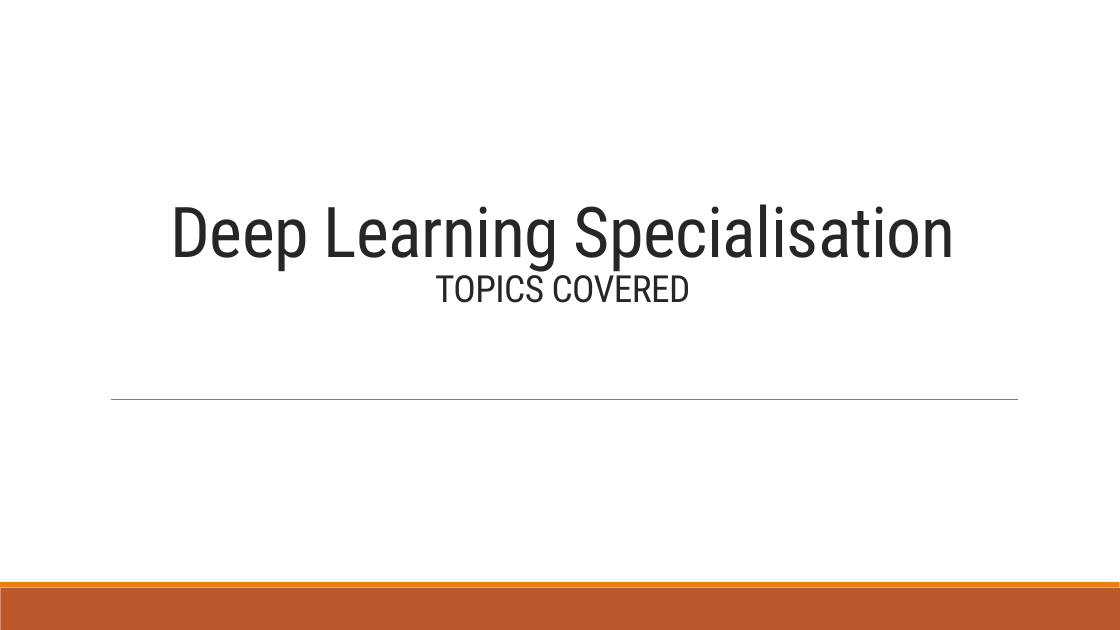
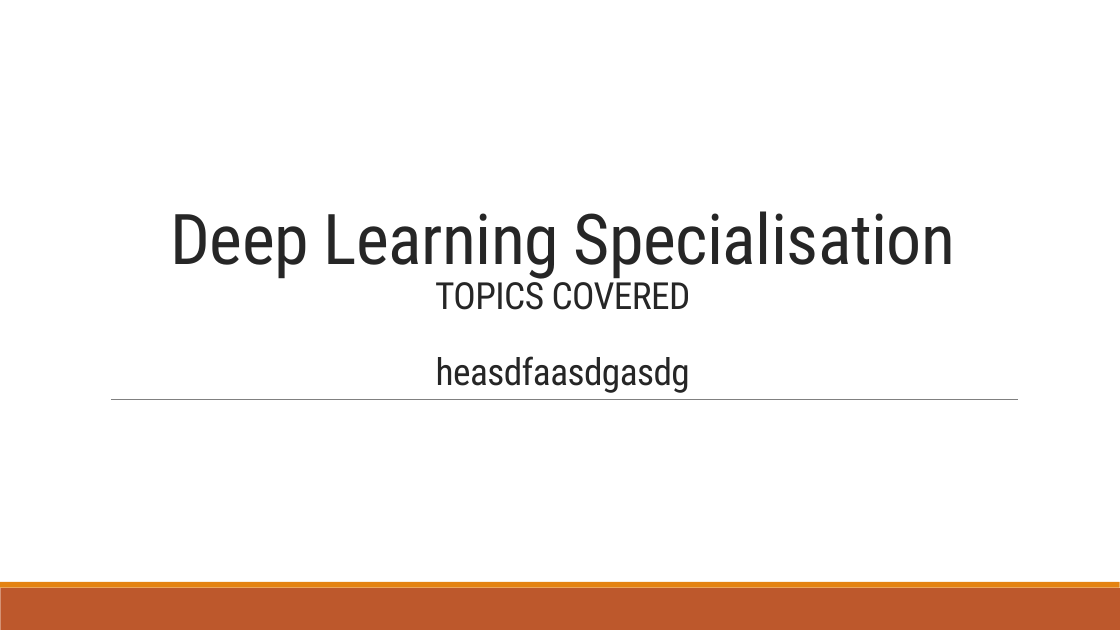
Before and after one commit to VarunBohara/Mini-Project-Documents, a slide deck: slide 1 of TOPICS COVERED (updated) (1).pptx. Drawn at 1120x630 pixels with LibreOffice and Linux fonts; fonts in the diff are those of the drawing. Boxes give left, top, right and bottom in pixels: in the first picture for what was removed or moved away, otherwise in the second. Text is boxed around its words. In the diff, an @@ line names an element or a change of style, - is before the commit and + after.

```diff
--- a/TOPICS COVERED (updated) (1).pptx
+++ b/TOPICS COVERED (updated) (1).pptx
@@ title at box(171, 211, 955, 393): text changed; size 60 to 32 pt @@
-Deep Learning Specialisation
-TOPICS COVERED
+Deep Learning Specialisation
+TOPICS COVERED
+heasdfaasdgasdg
```
